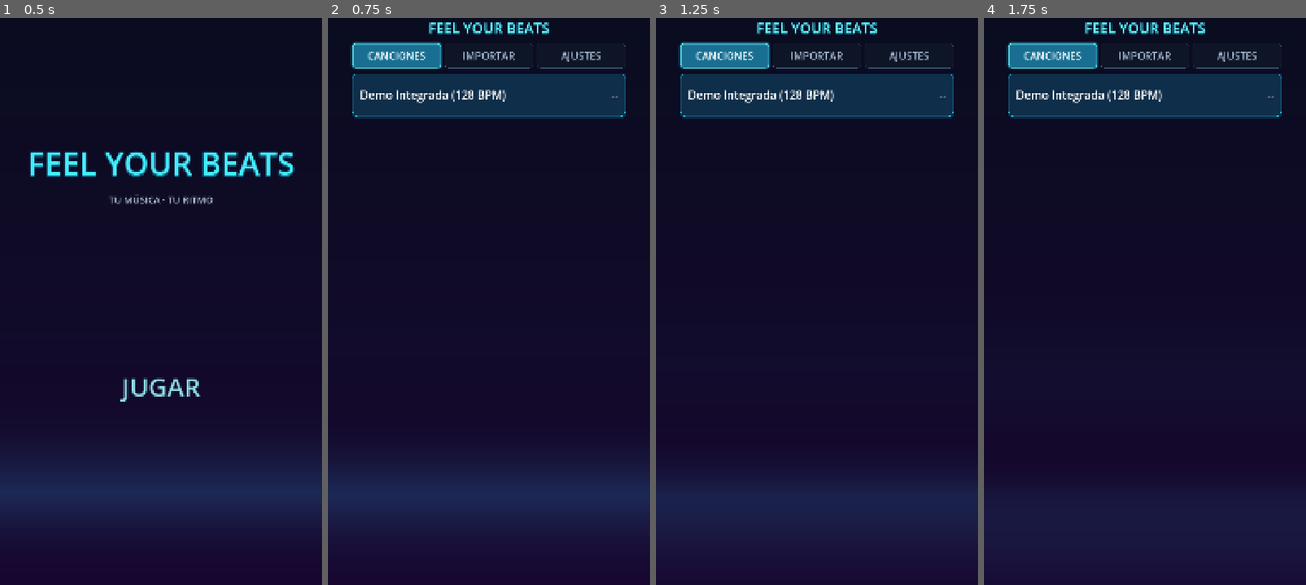
Above: before the commit, frames 1-4 (left to right).
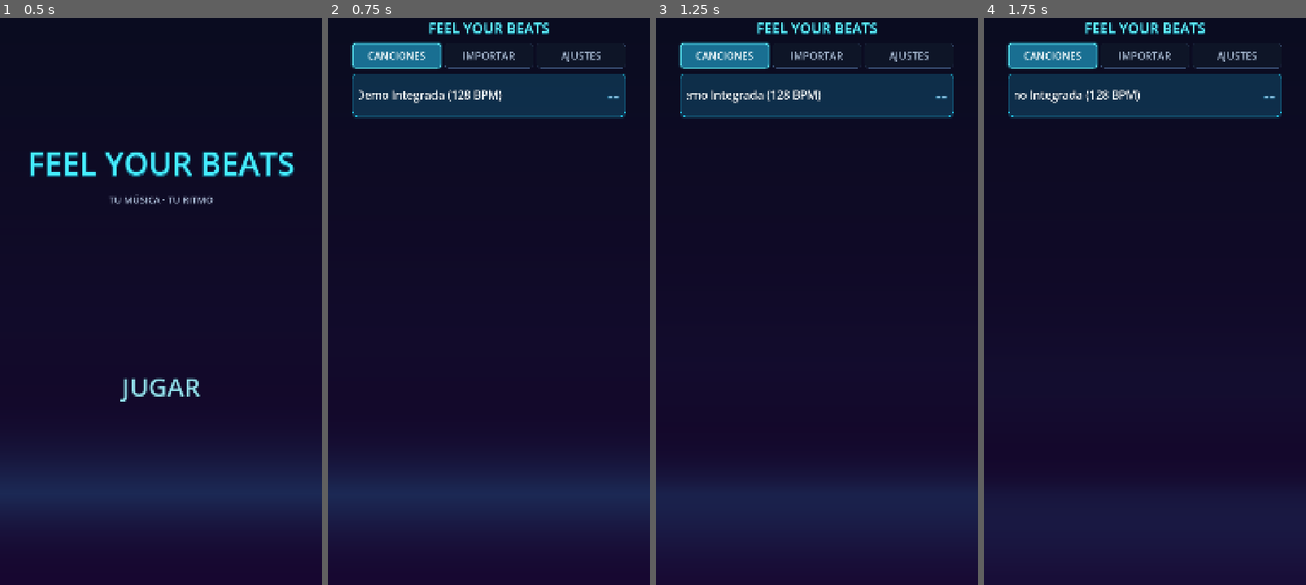
Above: after the commit, the same moments.

Repository: Carrillo524/FeelYourBeats
Game: Godot game, scene res://ui/main_menu.tscn
Two runs of this game, one before a commit and one after it. Both use one fixed random seed, a clock stepped at 60 frames per second and the inputs below.
Inputs:
- Up to frame 1 (0.5 s): no input
- Up to frame 2 (0.75 s): click "JUGAR" at 0.5 s
- Up to frame 3 (1.25 s): no input
- Up to frame 4 (1.75 s): click "CANCIONES" at 1.25 s

Frame 1 is identical in both runs. In frame 2, 0.5% of the frame differs, in the area x 9-91%, y 12-16%; in frame 3, 0.6%; in frame 4, 0.6%.

Commit message:
feat(ui): add continuous marquee song titles and bright blurred neon rank letters

Diff:
--- a/ui/main_menu.gd
+++ b/ui/main_menu.gd
@@ -30,11 +30,16 @@
 const SETTINGS_LABEL_FONT_SIZE: int = 36
 const SONG_ROW_FONT_SIZE: int = 38
 const SONG_BADGE_FONT_SIZE: int = 36
+const SONG_RANK_FONT_SIZE: int = 58
+const SONG_DIFF_FONT_SIZE: int = 30
 const MODAL_TITLE_FONT_SIZE: int = 42
 const MODAL_RECORD_FONT_SIZE: int = 30
+const MODAL_RANK_FONT_SIZE: int = 46
 const MODAL_OPTION_FONT_SIZE: int = 36
 const PRIMARY_BUTTON_FONT_SIZE: int = 42
 const STATUS_FONT_SIZE: int = 32
+const MARQUEE_SPEED_PX_PER_SEC: float = 60.0
+const MARQUEE_GAP_PX: float = 96.0
 
 static var open_directly_to_selector: bool = false
 
@@ -88,7 +93,10 @@
 var _modal_vbox: VBoxContainer = null
 var _modal_song_title_label: Label = null
 var _modal_close_button: Button = null
+var _modal_record_row: HBoxContainer = null
 var _modal_record_label: Label = null
+var _modal_record_rank_label: Label = null
+var _modal_record_detail_label: Label = null
 var _diff_easy_button: Button = null
 var _diff_normal_button: Button = null
 var _diff_hard_button: Button = null
@@ -114,6 +122,8 @@
 
 var _song_entries: Array[Dictionary] = []
 var _imported_entries: Array[Dictionary] = []
+var _songs_marquee_items: Array[Dictionary] = []
+var _imported_marquee_items: Array[Dictionary] = []
 var _selected_entry: Dictionary = {}
 var _active_tab: int = MenuTab.SONGS
 var _selected_difficulty: int = AutoChartGenerator.Difficulty.NORMAL
@@ -191,6 +201,12 @@
 				lerpf(0.84, 1.0, glow_mix)
 			)
 
+	if _browser_screen_container != null and _browser_screen_container.visible:
+		if _active_tab == MenuTab.SONGS:
+			_step_marquee_items(_songs_marquee_items, dt)
+		elif _active_tab == MenuTab.IMPORT:
+			_step_marquee_items(_imported_marquee_items, dt)
+
 
 func _exit_tree() -> void:
 	if _transition_tween != null:
@@ -454,6 +470,22 @@
 		"hero_play": _hero_play_button.get_theme_font("font") if _hero_play_button != null else null,
 		"tab": _tab_songs_button.get_theme_font("font") if _tab_songs_button != null else null,
 		"rank_badge": first_rank_font,
+	}
+
+
+func get_first_song_marquee_state() -> Dictionary:
+	if _songs_marquee_items.is_empty():
+		return {}
+	var item: Dictionary = _songs_marquee_items[0]
+	var clip: Control = item.get("clip", null) as Control
+	var label_a: Label = item.get("label_a", null) as Label
+	var label_b: Label = item.get("label_b", null) as Label
+	return {
+		"clip_contents": clip.clip_contents if clip != null else false,
+		"offset": float(item.get("offset", 0.0)),
+		"label_a_x": label_a.position.x if label_a != null else 0.0,
+		"label_b_x": label_b.position.x if label_b != null else 0.0,
+		"clip_width": clip.size.x if clip != null else 0.0,
 	}
 
 
@@ -911,13 +943,20 @@
 
 
 func _rebuild_songs_list_ui() -> void:
-	_rebuild_entry_list(_songs_list_vbox, _song_entries, "SongRow", "No hay canciones disponibles.")
+	_rebuild_entry_list(
+		_songs_list_vbox,
+		_song_entries,
+		_songs_marquee_items,
+		"SongRow",
+		"No hay canciones disponibles."
+	)
 
 
 func _rebuild_imported_list_ui() -> void:
 	_rebuild_entry_list(
 		_import_list_vbox,
 		_imported_entries,
+		_imported_marquee_items,
 		"ImportedRow",
 		"Aún no has importado canciones desde tu dispositivo."
 	)
@@ -926,12 +965,14 @@
 func _rebuild_entry_list(
 	p_container: VBoxContainer,
 	p_entries: Array[Dictionary],
+	p_marquee_target: Array[Dictionary],
 	p_prefix: String,
 	p_empty_message: String
 ) -> void:
 	if p_container == null:
 		return
 
+	p_marquee_target.clear()
 	var old_children: Array[Node] = p_container.get_children()
 	for i: int in range(old_children.size()):
 		old_children[i].queue_free()
@@ -969,41 +1010,63 @@
 		var row_margin: MarginContainer = MarginContainer.new()
 		row_margin.mouse_filter = Control.MOUSE_FILTER_IGNORE
 		row_margin.set_anchors_and_offsets_preset(Control.PRESET_FULL_RECT)
-		row_margin.add_theme_constant_override("margin_left", 26)
-		row_margin.add_theme_constant_override("margin_right", 26)
+		row_margin.add_theme_constant_override("margin_left", 24)
+		row_margin.add_theme_constant_override("margin_right", 24)
 		row_btn.add_child(row_margin)
 
 		var row_hbox: HBoxContainer = HBoxContainer.new()
 		row_hbox.mouse_filter = Control.MOUSE_FILTER_IGNORE
-		row_hbox.add_theme_constant_override("separation", 14)
+		row_hbox.add_theme_constant_override("separation", 18)
 		row_margin.add_child(row_hbox)
 
-		var title_lbl: Label = Label.new()
-		title_lbl.name = "RowTitle"
-		title_lbl.text = title
-		title_lbl.mouse_filter = Control.MOUSE_FILTER_IGNORE
-		title_lbl.size_flags_horizontal = Control.SIZE_EXPAND_FILL
-		title_lbl.vertical_alignment = VERTICAL_ALIGNMENT_CENTER
-		title_lbl.clip_text = true
-		title_lbl.text_overrun_behavior = TextServer.OVERRUN_TRIM_ELLIPSIS
-		title_lbl.add_theme_font_size_override("font_size", SONG_ROW_FONT_SIZE)
-		title_lbl.add_theme_color_override("font_color", COLOR_TEXT_ACTIVE)
-		if _font_registry != null:
-			_font_registry.apply_global_font_override(title_lbl, 3)
-		row_hbox.add_child(title_lbl)
+		# Zone 1: Left clipped marquee container (never invades right rank zone)
+		var title_clip: Control = Control.new()
+		title_clip.name = "RowTitleClip"
+		title_clip.clip_contents = true
+		title_clip.mouse_filter = Control.MOUSE_FILTER_IGNORE
+		title_clip.size_flags_horizontal = Control.SIZE_EXPAND_FILL
+		title_clip.size_flags_vertical = Control.SIZE_EXPAND_FILL
+		row_hbox.add_child(title_clip)
+
+		var title_lbl_a: Label = _create_marquee_title_label("RowTitleA", title)
+		var title_lbl_b: Label = _create_marquee_title_label("RowTitleB", title)
+		title_clip.add_child(title_lbl_a)
+		title_clip.add_child(title_lbl_b)
+
+		var measured_width: float = _measure_marquee_title_width(title_lbl_a, title)
+		var initial_cycle_w: float = maxf(320.0, measured_width) + MARQUEE_GAP_PX
+		title_lbl_a.position = Vector2(0.0, 0.0)
+		title_lbl_a.size = Vector2(measured_width + 24.0, SONG_ROW_HEIGHT_PX)
+		title_lbl_b.position = Vector2(initial_cycle_w, 0.0)
+		title_lbl_b.size = Vector2(measured_width + 24.0, SONG_ROW_HEIGHT_PX)
+
+		p_marquee_target.append({
+			"clip": title_clip,
+			"label_a": title_lbl_a,
+			"label_b": title_lbl_b,
+			"text_width": measured_width,
+			"offset": 0.0,
+		})
+
+		# Zone 2: Fixed right zone for Rank (58px neon blur) + Difficulty (30px)
+		var rank_zone: HBoxContainer = HBoxContainer.new()
+		rank_zone.name = "RowRankZone"
+		rank_zone.mouse_filter = Control.MOUSE_FILTER_IGNORE
+		rank_zone.size_flags_vertical = Control.SIZE_EXPAND_FILL
+		rank_zone.alignment = BoxContainer.ALIGNMENT_END
+		rank_zone.add_theme_constant_override("separation", 12)
+		row_hbox.add_child(rank_zone)
 
 		var rank_lbl: Label = Label.new()
 		rank_lbl.name = "RowRankBadge"
-		rank_lbl.text = best_rank if has_record else "--"
+		var display_rank: String = best_rank if has_record else "--"
+		rank_lbl.text = display_rank
 		rank_lbl.mouse_filter = Control.MOUSE_FILTER_IGNORE
 		rank_lbl.horizontal_alignment = HORIZONTAL_ALIGNMENT_RIGHT
 		rank_lbl.vertical_alignment = VERTICAL_ALIGNMENT_CENTER
-		rank_lbl.add_theme_font_size_override("font_size", SONG_BADGE_FONT_SIZE)
-		var badge_col: Color = SafeHud.get_rank_color(best_rank) if has_record else COLOR_TEXT_INACTIVE
-		rank_lbl.add_theme_color_override("font_color", badge_col)
-		if _font_registry != null:
-			_font_registry.apply_rank_role(rank_lbl, 5)
-		row_hbox.add_child(rank_lbl)
+		rank_lbl.custom_minimum_size = Vector2(96.0, 0.0)
+		UiFontRegistry.apply_neon_rank_style(rank_lbl, display_rank, SONG_RANK_FONT_SIZE)
+		rank_zone.add_child(rank_lbl)
 
 		if has_record:
 			var best_diff: int = int(summary.get("best_difficulty", AutoChartGenerator.Difficulty.NORMAL))
@@ -1013,13 +1076,75 @@
 			diff_lbl.mouse_filter = Control.MOUSE_FILTER_IGNORE
 			diff_lbl.horizontal_alignment = HORIZONTAL_ALIGNMENT_RIGHT
 			diff_lbl.vertical_alignment = VERTICAL_ALIGNMENT_CENTER
-			diff_lbl.add_theme_font_size_override("font_size", SONG_BADGE_FONT_SIZE - 4)
-			diff_lbl.add_theme_color_override("font_color", COLOR_TEXT_INACTIVE)
+			diff_lbl.add_theme_font_size_override("font_size", SONG_DIFF_FONT_SIZE)
+			diff_lbl.add_theme_color_override("font_color", Color(0.92, 0.98, 1.0, 0.96))
 			if _font_registry != null:
-				_font_registry.apply_global_font_override(diff_lbl, 2)
-			row_hbox.add_child(diff_lbl)
+				_font_registry.apply_global_font_override(diff_lbl, 3)
+			rank_zone.add_child(diff_lbl)
 
 		p_container.add_child(row_btn)
+
+
+func _create_marquee_title_label(p_name: String, p_text: String) -> Label:
+	var lbl: Label = Label.new()
+	lbl.name = p_name
+	lbl.text = p_text
+	lbl.mouse_filter = Control.MOUSE_FILTER_IGNORE
+	lbl.horizontal_alignment = HORIZONTAL_ALIGNMENT_LEFT
+	lbl.vertical_alignment = VERTICAL_ALIGNMENT_CENTER
+	lbl.autowrap_mode = TextServer.AUTOWRAP_OFF
+	lbl.clip_text = false
+	lbl.add_theme_font_size_override("font_size", SONG_ROW_FONT_SIZE)
+	lbl.add_theme_color_override("font_color", COLOR_TEXT_ACTIVE)
+	if _font_registry != null:
+		_font_registry.apply_global_font_override(lbl, 3)
+	return lbl
+
+
+func _measure_marquee_title_width(p_label: Label, p_text: String) -> float:
+	if p_label == null:
+		return 240.0
+	var used_font: Font = _font_registry.get_global_font() if _font_registry != null else null
+	if used_font == null:
+		used_font = p_label.get_theme_font("font")
+	if used_font != null:
+		var measured: Vector2 = used_font.get_string_size(
+			p_text,
+			HORIZONTAL_ALIGNMENT_LEFT,
+			-1.0,
+			SONG_ROW_FONT_SIZE
+		)
+		return maxf(64.0, measured.x)
+	return maxf(64.0, float(p_text.length()) * float(SONG_ROW_FONT_SIZE) * 0.62)
+
+
+func _step_marquee_items(p_items: Array[Dictionary], p_delta: float) -> void:
+	var count: int = p_items.size()
+	for i: int in range(count):
+		var item: Dictionary = p_items[i]
+		var clip: Control = item.get("clip", null) as Control
+		var label_a: Label = item.get("label_a", null) as Label
+		var label_b: Label = item.get("label_b", null) as Label
+		if not is_instance_valid(clip) or not is_instance_valid(label_a) or not is_instance_valid(label_b):
+			continue
+
+		var clip_w: float = maxf(120.0, clip.size.x)
+		var clip_h: float = clip.size.y if clip.size.y > 1.0 else SONG_ROW_HEIGHT_PX
+		var text_w: float = float(item.get("text_width", 240.0))
+		var cycle_w: float = maxf(clip_w, text_w) + MARQUEE_GAP_PX
+
+		var next_offset: float = fmod(
+			float(item.get("offset", 0.0)) + (MARQUEE_SPEED_PX_PER_SEC * p_delta),
+			cycle_w
+		)
+		item["offset"] = next_offset
+		p_items[i] = item
+
+		var label_w: float = maxf(clip_w, text_w) + 24.0
+		label_a.position = Vector2(-next_offset, 0.0)
+		label_a.size = Vector2(label_w, clip_h)
+		label_b.position = Vector2(cycle_w - next_offset, 0.0)
+		label_b.size = Vector2(label_w, clip_h)
 
 
 func _refresh_tab_visuals() -> void:
@@ -1050,13 +1175,16 @@
 
 
 func _refresh_modal_record_label() -> void:
-	if _modal_record_label == null:
+	if _modal_record_label == null or _modal_record_rank_label == null or _modal_record_detail_label == null:
 		return
 	var selected: Dictionary = get_selected_track()
 	var song_key: String = str(selected.get("song_key", ""))
 	if song_key.is_empty():
-		_modal_record_label.text = "RÉCORD: [--]"
+		_modal_record_label.text = "SIN RÉCORD TODAVÍA"
 		_modal_record_label.add_theme_color_override("font_color", COLOR_TEXT_INACTIVE)
+		_modal_record_rank_label.text = "--"
+		UiFontRegistry.apply_neon_rank_style(_modal_record_rank_label, "--", MODAL_RANK_FONT_SIZE)
+		_modal_record_detail_label.text = ""
 		return
 
 	var summary: Dictionary = _chart_cache_repo.load_song_summary(song_key)
@@ -1069,16 +1197,27 @@
 		var rank: String = str(specific.get("best_rank", ""))
 		var score_val: int = int(specific.get("best_score", 0))
 		var acc_val: float = float(specific.get("best_accuracy", 0.0))
-		_modal_record_label.text = "MEJOR EN ESTE MODO: [%s] · %d pts (%.1f%%)" % [rank, score_val, acc_val]
-		_modal_record_label.add_theme_color_override("font_color", SafeHud.get_rank_color(rank))
+		_modal_record_label.text = "MEJOR EN ESTE MODO:"
+		_modal_record_label.add_theme_color_override("font_color", COLOR_TEXT_ACTIVE)
+		_modal_record_rank_label.text = rank
+		UiFontRegistry.apply_neon_rank_style(_modal_record_rank_label, rank, MODAL_RANK_FONT_SIZE)
+		_modal_record_detail_label.text = "· %d pts (%.1f%%)" % [score_val, acc_val]
+		_modal_record_detail_label.add_theme_color_override("font_color", COLOR_TEXT_ACTIVE)
 	elif summary.get("has_record", false) as bool:
-		var badge: String = str(summary.get("badge_text", "[--]"))
 		var best_rank: String = str(summary.get("best_rank", ""))
-		_modal_record_label.text = "MEJOR GLOBAL: %s" % badge
-		_modal_record_label.add_theme_color_override("font_color", SafeHud.get_rank_color(best_rank))
+		var best_diff: int = int(summary.get("best_difficulty", AutoChartGenerator.Difficulty.NORMAL))
+		_modal_record_label.text = "MEJOR GLOBAL:"
+		_modal_record_label.add_theme_color_override("font_color", COLOR_TEXT_ACTIVE)
+		_modal_record_rank_label.text = best_rank
+		UiFontRegistry.apply_neon_rank_style(_modal_record_rank_label, best_rank, MODAL_RANK_FONT_SIZE)
+		_modal_record_detail_label.text = "· %s" % ChartCacheRepository.difficulty_to_label(best_diff)
+		_modal_record_detail_label.add_theme_color_override("font_color", COLOR_TEXT_ACTIVE)
 	else:
-		_modal_record_label.text = "SIN RÉCORD TODAVÍA [--]"
+		_modal_record_label.text = "SIN RÉCORD TODAVÍA"
 		_modal_record_label.add_theme_color_override("font_color", COLOR_TEXT_INACTIVE)
+		_modal_record_rank_label.text = "--"
+		UiFontRegistry.apply_neon_rank_style(_modal_record_rank_label, "--", MODAL_RANK_FONT_SIZE)
+		_modal_record_detail_label.text = ""
 
 
 func _refresh_bgm_controls() -> void:
@@ -1426,11 +1565,34 @@
 	_modal_close_button.pressed.connect(close_song_setup_modal)
 	header_row.add_child(_modal_close_button)
 
+	_modal_record_row = HBoxContainer.new()
+	_modal_record_row.name = "ModalRecordRow"
+	_modal_record_row.add_theme_constant_override("separation", 14)
+	_modal_vbox.add_child(_modal_record_row)
+
 	_modal_record_label = Label.new()
 	_modal_record_label.name = "ModalRecordLabel"
-	_modal_record_label.text = "SIN RÉCORD TODAVÍA [--]"
+	_modal_record_label.text = "SIN RÉCORD TODAVÍA"
+	_modal_record_label.vertical_alignment = VERTICAL_ALIGNMENT_CENTER
 	_modal_record_label.add_theme_font_size_override("font_size", MODAL_RECORD_FONT_SIZE)
-	_modal_vbox.add_child(_modal_record_label)
+	_modal_record_row.add_child(_modal_record_label)
+
+	_modal_record_rank_label = Label.new()
+	_modal_record_rank_label.name = "ModalRecordRankLabel"
+	_modal_record_rank_label.text = "--"
+	_modal_record_rank_label.vertical_alignment = VERTICAL_ALIGNMENT_CENTER
+	UiFontRegistry.apply_neon_rank_style(_modal_record_rank_label, "--", MODAL_RANK_FONT_SIZE)
+	_modal_record_row.add_child(_modal_record_rank_label)
+
+	_modal_record_detail_label = Label.new()
+	_modal_record_detail_label.name = "ModalRecordDetailLabel"
+	_modal_record_detail_label.text = ""
+	_modal_record_detail_label.vertical_alignment = VERTICAL_ALIGNMENT_CENTER
+	_modal_record_detail_label.size_flags_horizontal = Control.SIZE_EXPAND_FILL
+	_modal_record_detail_label.clip_text = true
+	_modal_record_detail_label.text_overrun_behavior = TextServer.OVERRUN_TRIM_ELLIPSIS
+	_modal_record_detail_label.add_theme_font_size_override("font_size", MODAL_RECORD_FONT_SIZE)
+	_modal_record_row.add_child(_modal_record_detail_label)
 
 	var diff_header: Label = Label.new()
 	diff_header.text = "DIFICULTAD"
--- a/ui/safe_hud.gd
+++ b/ui/safe_hud.gd
@@ -28,7 +28,7 @@
 const COUNTDOWN_FONT_SIZE: int = 120
 const RESULTS_TITLE_FONT_SIZE: int = 54
 const RESULTS_RECORD_FONT_SIZE: int = 40
-const RESULTS_RANK_FONT_SIZE: int = 230
+const RESULTS_RANK_FONT_SIZE: int = 250
 const RESULTS_STATS_FONT_SIZE: int = 56
 const RESULTS_BREAKDOWN_FONT_SIZE: int = 46
 const RESULTS_BUTTON_FONT_SIZE: int = 50
@@ -401,7 +401,7 @@
 	_results_record_label.modulate = Color(1.0, 0.90, 0.30, 1.0) if p_is_new_record else Color(0.76, 0.88, 1.0, 0.90)
 
 	_results_rank_label.text = rank
-	_results_rank_label.modulate = get_rank_color(rank)
+	UiFontRegistry.apply_neon_rank_style(_results_rank_label, rank, RESULTS_RANK_FONT_SIZE)
 
 	_results_stats_label.text = (
 		"SCORE: %07d\nACCURACY: %.2f%%\nCOMBO MÁX: x%d"
@@ -843,7 +843,7 @@
 	_results_rank_label.horizontal_alignment = HORIZONTAL_ALIGNMENT_CENTER
 	_results_rank_label.vertical_alignment = VERTICAL_ALIGNMENT_CENTER
 	_results_rank_label.size_flags_vertical = Control.SIZE_EXPAND_FILL
-	_results_rank_label.custom_minimum_size = Vector2(0.0, 240.0)
+	_results_rank_label.custom_minimum_size = Vector2(0.0, 270.0)
 	_results_rank_label.add_theme_font_size_override("font_size", RESULTS_RANK_FONT_SIZE)
 	_results_vbox.add_child(_results_rank_label)
 
@@ -979,7 +979,7 @@
 
 	_font_registry.apply_combo_role(_combo_label, 8)
 	_font_registry.apply_combo_role(_judgment_label, 7)
-	_font_registry.apply_rank_role(_results_rank_label, 16)
+	UiFontRegistry.apply_neon_rank_style(_results_rank_label, _last_displayed_rank if not _last_displayed_rank.is_empty() else "SSS+", RESULTS_RANK_FONT_SIZE)
 	_font_registry.apply_global_font_override(_countdown_label, 8)
 
 
--- a/ui/ui_font_registry.gd
+++ b/ui/ui_font_registry.gd
@@ -14,6 +14,9 @@
 const COLOR_COMBO_SHADOW: Color = Color(0.02, 0.04, 0.10, 0.72)
 const COLOR_RANK_SHADOW: Color = Color(0.02, 0.04, 0.10, 0.78)
 
+static var _shared_rank_font_searched: bool = false
+static var _shared_rank_font_path: String = ""
+
 var fonts_dir_path: String = DEFAULT_FONTS_DIR
 var global_font: Font = null
 var title_font: Font = null
@@ -30,7 +33,77 @@
 	global_font = _find_and_load_font(GLOBAL_FONT_STEM)
 	title_font = _find_and_load_font(TITLE_FONT_STEM)
 	combo_font = _find_and_load_font(COMBO_FONT_STEM)
-	rank_font = _find_and_load_font(RANK_FONT_STEM)
+	var rank_path: String = _find_font_path(RANK_FONT_STEM)
+	rank_font = _load_font_resource(rank_path)
+	if fonts_dir_path == DEFAULT_FONTS_DIR:
+		_shared_rank_font_path = rank_path
+		_shared_rank_font_searched = true
+
+
+static func apply_neon_rank_style(p_label: Label, p_rank: String, p_font_size: int) -> void:
+	if p_label == null:
+		return
+
+	var resolved_rank_font: Font = _load_shared_rank_font()
+	if resolved_rank_font != null:
+		p_label.add_theme_font_override("font", resolved_rank_font)
+
+	var safe_size: int = maxi(16, p_font_size)
+	p_label.add_theme_font_size_override("font_size", safe_size)
+	p_label.modulate = Color.WHITE
+
+	var normalized_rank: String = p_rank.strip_edges().to_upper()
+	var core_color: Color = Color(0.62, 0.84, 0.96, 0.78)
+	var outline_color: Color = Color(0.08, 0.26, 0.40, 0.72)
+	var halo_color: Color = Color(0.15, 0.72, 0.92, 0.34)
+	var is_unplayed: bool = false
+
+	match normalized_rank:
+		"SSS+":
+			core_color = Color(1.0, 0.98, 1.0, 1.0)
+			outline_color = Color(1.0, 0.26, 0.92, 0.98)
+			halo_color = Color(0.22, 0.96, 1.0, 0.80)
+		"SSS":
+			core_color = Color(1.0, 0.97, 0.96, 1.0)
+			outline_color = Color(1.0, 0.32, 0.84, 0.98)
+			halo_color = Color(1.0, 0.28, 0.88, 0.78)
+		"SS", "S":
+			core_color = Color(1.0, 0.98, 0.86, 1.0)
+			outline_color = Color(1.0, 0.78, 0.14, 0.96)
+			halo_color = Color(1.0, 0.84, 0.18, 0.72)
+		"A+", "A":
+			core_color = Color(0.88, 1.0, 0.94, 1.0)
+			outline_color = Color(0.14, 0.96, 0.56, 0.96)
+			halo_color = Color(0.18, 1.0, 0.62, 0.70)
+		"B":
+			core_color = Color(0.86, 0.97, 1.0, 1.0)
+			outline_color = Color(0.12, 0.84, 1.0, 0.96)
+			halo_color = Color(0.15, 0.88, 1.0, 0.70)
+		"C":
+			core_color = Color(0.95, 0.90, 1.0, 1.0)
+			outline_color = Color(0.68, 0.40, 1.0, 0.96)
+			halo_color = Color(0.62, 0.32, 1.0, 0.70)
+		"D":
+			core_color = Color(1.0, 0.90, 0.92, 1.0)
+			outline_color = Color(1.0, 0.36, 0.52, 0.96)
+			halo_color = Color(1.0, 0.28, 0.46, 0.70)
+		_:
+			is_unplayed = true
+
+	var size_t: float = clampf((float(safe_size) - 48.0) / 202.0, 0.0, 1.0)
+	var outline_px: int = clampi(int(round(lerpf(4.0, 12.0, size_t))), 3, 14)
+	var blur_halo_px: int = clampi(int(round(lerpf(18.0, 46.0, size_t))), 16, 48)
+	if is_unplayed:
+		outline_px = maxi(2, outline_px / 2)
+		blur_halo_px = maxi(8, blur_halo_px / 2)
+
+	p_label.add_theme_color_override("font_color", core_color)
+	p_label.add_theme_constant_override("outline_size", outline_px)
+	p_label.add_theme_color_override("font_outline_color", outline_color)
+	p_label.add_theme_color_override("font_shadow_color", halo_color)
+	p_label.add_theme_constant_override("shadow_offset_x", 0)
+	p_label.add_theme_constant_override("shadow_offset_y", 0)
+	p_label.add_theme_constant_override("shadow_outline_size", blur_halo_px)
 
 
 func get_global_font() -> Font:
@@ -123,7 +196,25 @@
 	}
 
 
-func _find_and_load_font(p_stem: String) -> Font:
+static func _load_shared_rank_font() -> Font:
+	if not _shared_rank_font_searched:
+		var temp_reg: UiFontRegistry = UiFontRegistry.new(DEFAULT_FONTS_DIR)
+		_shared_rank_font_path = temp_reg._find_font_path(RANK_FONT_STEM)
+		_shared_rank_font_searched = true
+	if _shared_rank_font_path.is_empty():
+		return null
+	if _shared_rank_font_path.begins_with("res://") and ResourceLoader.exists(_shared_rank_font_path):
+		var res: Resource = ResourceLoader.load(_shared_rank_font_path)
+		if res is Font:
+			return res as Font
+	if FileAccess.file_exists(_shared_rank_font_path):
+		var dynamic_font: FontFile = FontFile.new()
+		if dynamic_font.load_dynamic_font(_shared_rank_font_path) == OK:
+			return dynamic_font
+	return null
+
+
+func _find_font_path(p_stem: String) -> String:
 	var base_dir: String = fonts_dir_path.trim_suffix("/")
 	var stem_lower: String = p_stem.to_lower()
 	var matches: Array[String] = []
@@ -153,19 +244,22 @@
 
 	matches.sort_custom(_compare_by_extension_priority)
 	for i: int in range(matches.size()):
-		var loaded: Font = _load_font_resource(matches[i])
-		if loaded != null:
-			return loaded
+		if _load_font_resource(matches[i]) != null:
+			return matches[i]
 
 	var ext_count: int = SUPPORTED_EXTENSIONS.size()
 	for j: int in range(ext_count):
 		var ext: String = SUPPORTED_EXTENSIONS[j]
 		var direct_path: String = "%s/%s.%s" % [base_dir, p_stem, ext]
-		var direct_loaded: Font = _load_font_resource(direct_path)
-		if direct_loaded != null:
-			return direct_loaded
-
-	return null
+		if _load_font_resource(direct_path) != null:
+			return direct_path
+
+	return ""
+
+
+func _find_and_load_font(p_stem: String) -> Font:
+	var font_path: String = _find_font_path(p_stem)
+	return _load_font_resource(font_path)
 
 
 func _compare_by_extension_priority(p_a: String, p_b: String) -> bool:
Not shown, changed: specs/06_vfx_ui_session.md
Not shown, changed: specs/09_main_menu_and_song_selector.md
